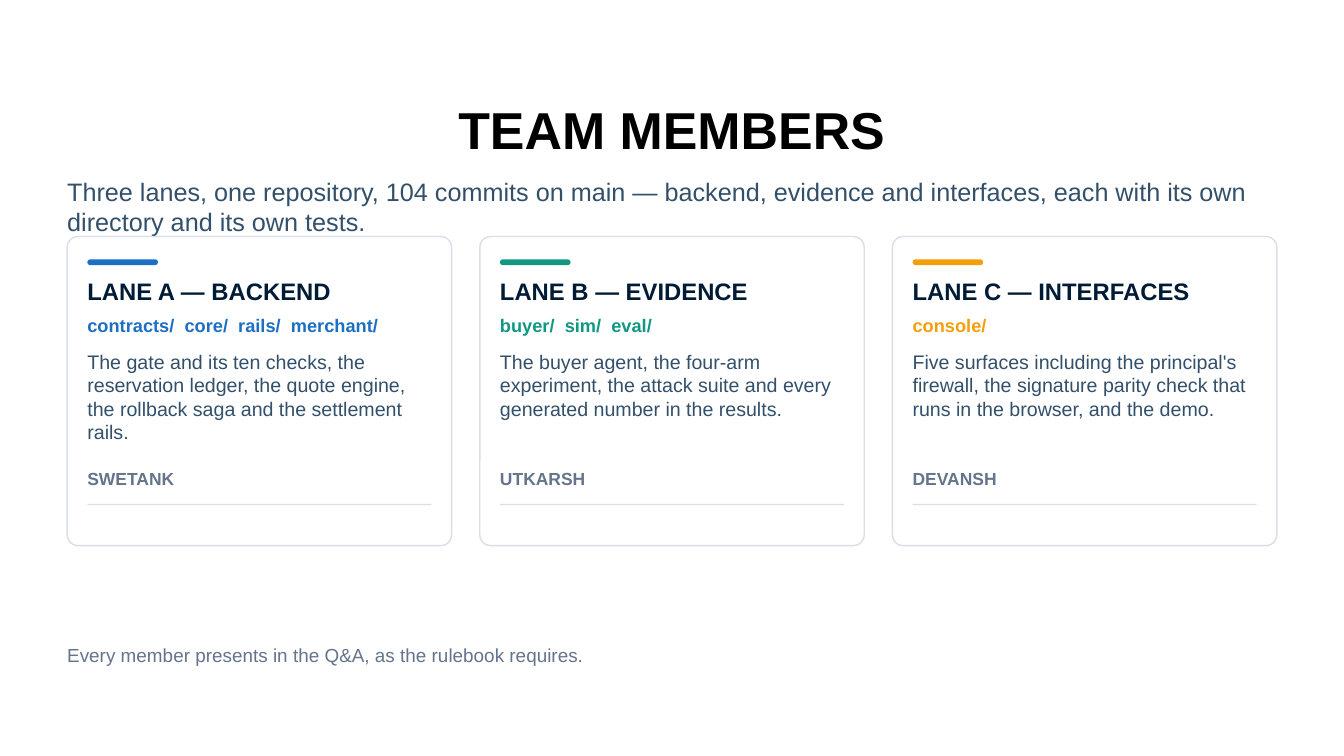
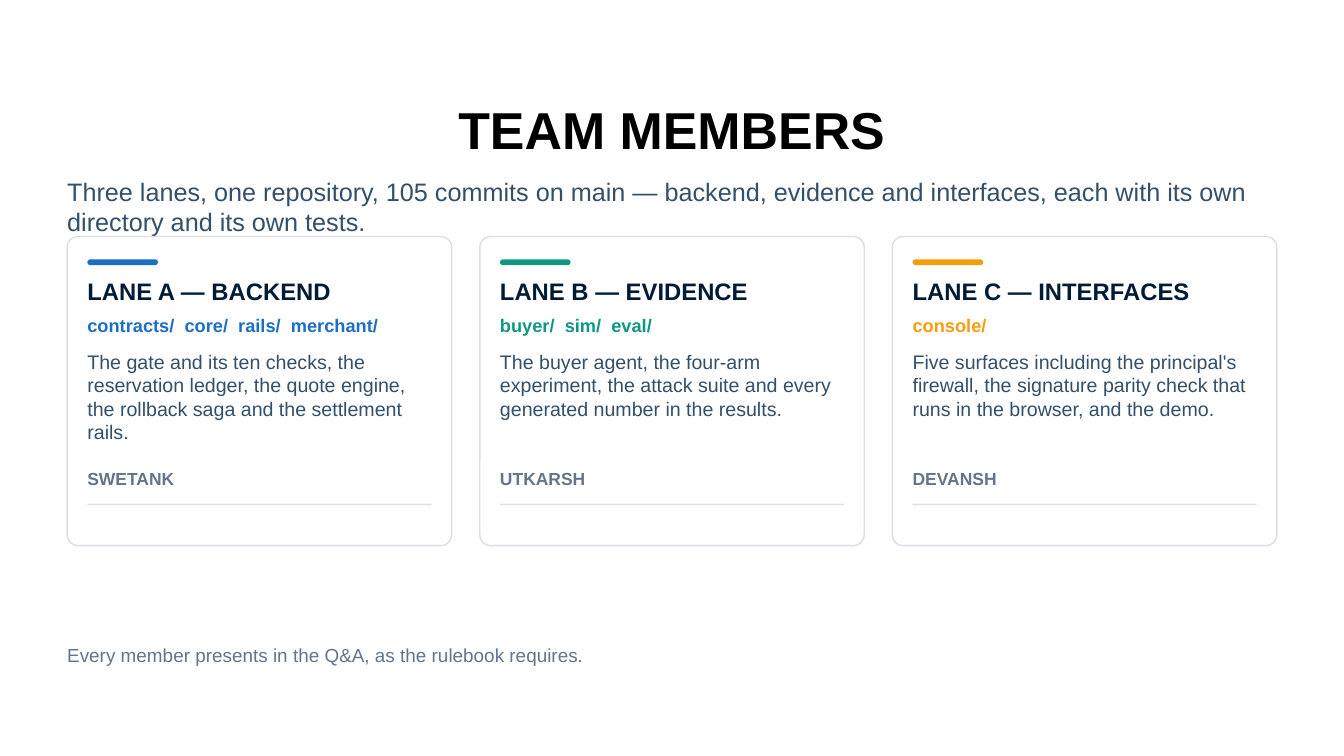
Before and after one commit to swetank18/PACT, a slide deck: slide 7 of docs/HackSummit-PACT.pptx. Drawn at 1344x756 pixels with LibreOffice and Linux fonts; fonts in the diff are those of the drawing; background and template pictures are left out. Boxes give left, top, right and bottom in pixels: in the first picture for what was removed or moved away, otherwise in the second. Text is boxed around its words. In the diff, an @@ line names an element or a change of style, - is before the commit and + after.

```diff
--- a/docs/HackSummit-PACT.pptx
+++ b/docs/HackSummit-PACT.pptx
@@ text at (x1=67, y1=182, x2=1245, y2=236): text changed @@
-Three lanes, one repository, 104 commits on main — backend, evidence and interfaces, each with its own directory and its own tests.
+Three lanes, one repository, 105 commits on main — backend, evidence and interfaces, each with its own directory and its own tests.
```
Also in this commit, not shown: 2 other slides changed, 9 other files.
